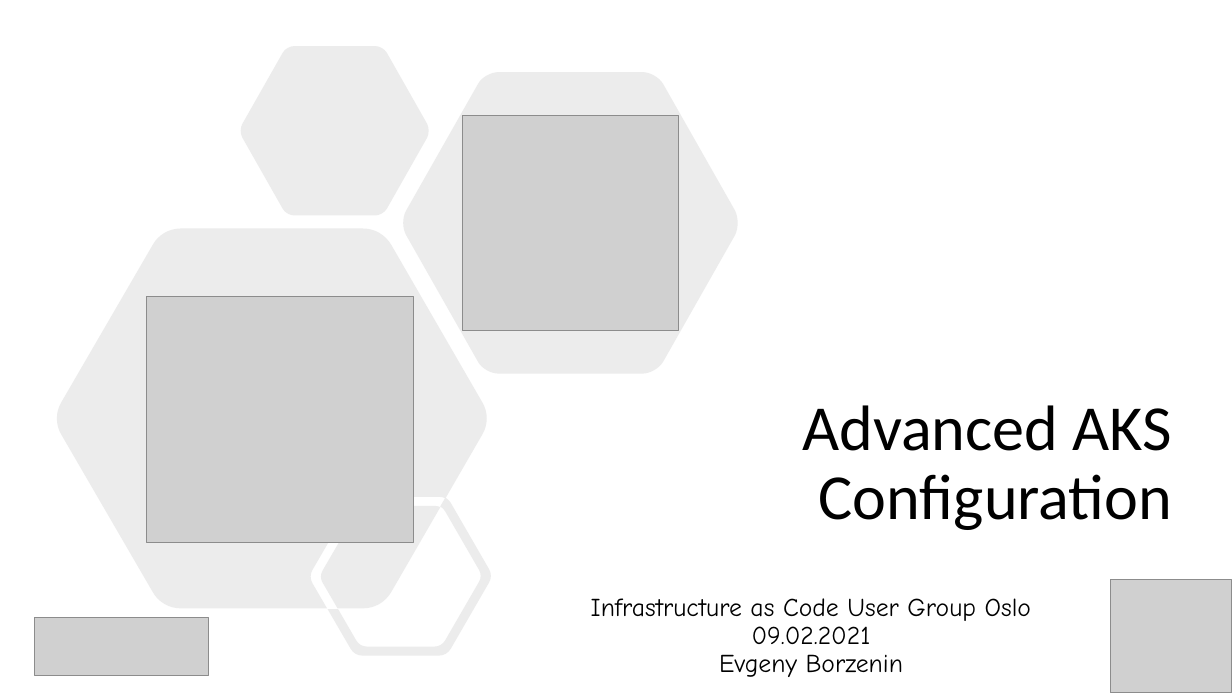
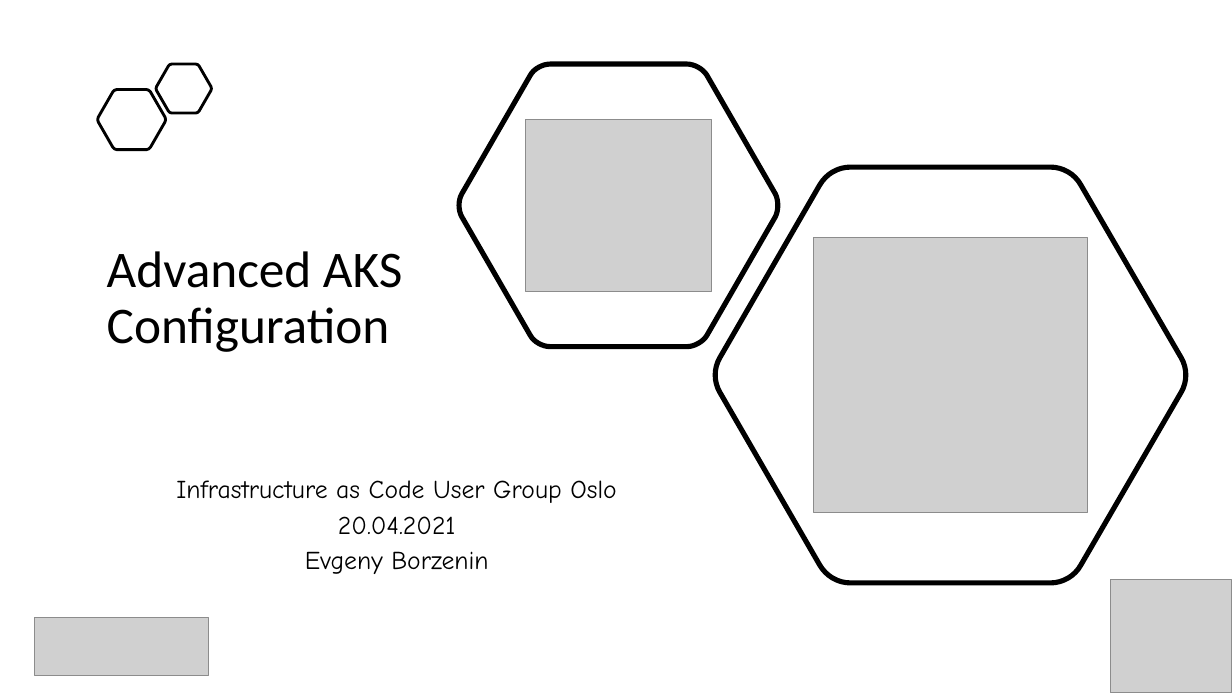
Before and after one commit to evgenyb/aks-workshops, a slide deck: slide 1 of 02-aks-advanced-configuration/slides/Advanced AKS Configuration.pptx. Drawn at 1232x693 pixels with LibreOffice and Linux fonts; fonts in the diff are those of the drawing; grey boxes stand for pictures. Boxes give left, top, right and bottom in pixels: in the first picture for what was removed or moved away, otherwise in the second. Text is boxed around its words. In the diff, an @@ line names an element or a change of style, - is before the commit and + after.

```diff
--- a/02-aks-advanced-configuration/slides/Advanced AKS Configuration.pptx
+++ b/02-aks-advanced-configuration/slides/Advanced AKS Configuration.pptx
@@ freeform shape removed at (x1=57, y1=46, x2=738, y2=656) @@
@@ freeform shape added at (x1=156, y1=64, x2=212, y2=113), outline #000000 2.25 pt @@
@@ freeform shape added at (x1=459, y1=64, x2=778, y2=347), outline #000000 4 pt @@
@@ freeform shape added at (x1=98, y1=90, x2=166, y2=150), outline #000000 2.25 pt @@
@@ picture resized from (x1=147, y1=297, x2=413, y2=543) to (x1=525, y1=119, x2=712, y2=291) @@
@@ text "Advanced AKS Configuration" moved from (x1=802, y1=405, x2=1173, y2=530) to (x1=107, y1=251, x2=402, y2=352) @@
@@ text "Advanced AKS Configuration" at (x1=107, y1=251, x2=402, y2=352): size 50 to 40 pt; alignment right to left; vertical alignment top to bottom @@
@@ freeform shape added at (x1=714, y1=167, x2=1188, y2=583), outline #000000 4 pt @@
@@ picture resized from (x1=463, y1=115, x2=678, y2=330) to (x1=813, y1=238, x2=1088, y2=512) @@
@@ subtitle "Infrastructure as Code User Group ..." moved from (x1=591, y1=598, x2=1031, y2=677) to (x1=176, y1=480, x2=616, y2=574) @@
@@ subtitle at (x1=176, y1=480, x2=616, y2=574): more space between paragraphs @@
@@ subtitle at (x1=338, y1=516, x2=456, y2=534): text changed @@
-09.02.2021
+20.04.2021
```
Also in this commit, not shown: 8 slides added, 1 slide removed, 20 other files.
